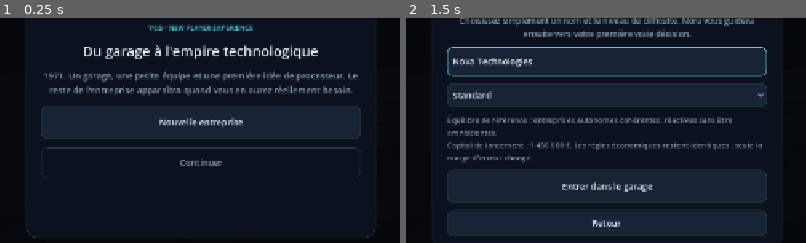
Above: before the commit, frames 1-2 (left to right).
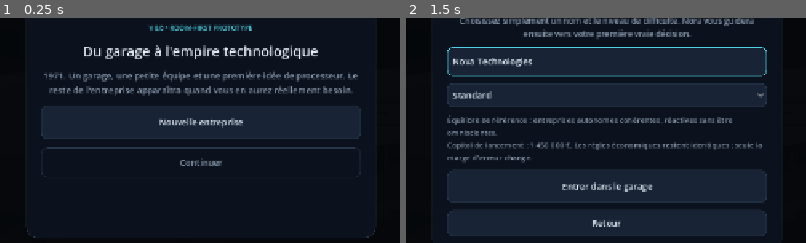
Above: after the commit, the same moments.

Repository: vadorus/addonhardwaregame2d
Game: Godot game, scene res://main.tscn
Two runs of this game, one before a commit and one after it. Both use one fixed random seed, a clock stepped at 60 frames per second and the inputs below.
Inputs:
- Up to frame 1 (0.25 s): no input
- Up to frame 2 (1.5 s): click "Nouvelle entreprise" at 0.5 s; click "Ⅱ" at 1.25 s
The pictures show only the part of the screen within x 25-75%, y 31-81%; the shares and areas given below are measured in that part.

The runs differ from the first frame. In frame 1, 0.4% of the frame differs, in the area x 37-64%, y 3-6%; in frame 2, nothing differs.

Commit message:
ux: make the room visually primary and label the v0.6 prototype

Diff:
--- a/main.gd
+++ b/main.gd
@@ -949,7 +949,7 @@
 	brand.horizontal_alignment = HORIZONTAL_ALIGNMENT_CENTER
 	brand.add_theme_color_override("font_color", APP_CYAN)
 	setup_title_box.add_child(brand)
-	var version := _eyebrow("V0.5 • NEW PLAYER EXPERIENCE")
+	var version := _eyebrow("V0.6 • ROOM-FIRST PROTOTYPE")
 	version.horizontal_alignment = HORIZONTAL_ALIGNMENT_CENTER
 	setup_title_box.add_child(version)
 	var title := _label("Du garage à l'empire technologique", 22)
@@ -1369,6 +1369,8 @@
 		return
 	if nav_panel != null:
 		nav_panel.visible = CompanyManager.created and tabs.current_tab != 0
+	if status_label != null:
+		status_label.visible = not CompanyManager.created or tabs.current_tab != 0
 	for i in range(nav_buttons.size()):
 		var button := nav_buttons[i]
 		var visible := true
